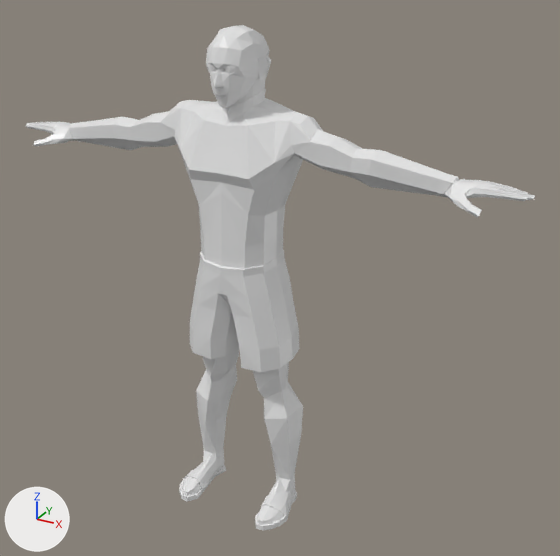
The Blender file modele do blendera/Postacie/modele do animacji/NPC_Dresy/Dres_Krzychu.blend as it was, and as the next commit left it.
Rendered twice from a 50 mm lens placed at (8.12, -13.12, 4.6), pointed at (0.72, 0.33, -2.12). Every picture has the same lights, and +X, +Y and +Z are marked at lower left. The first picture is the older version.
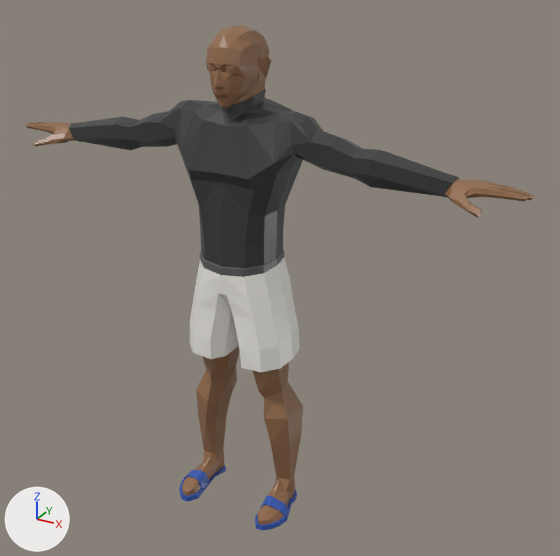
The newer file is also rescaled (x0.152), turned or shifted as a whole; pictures and numbers use the older file's frame.

Where the change shows, as pixel boxes [x1, y1, x2, y2] in the pictures (560 x 556 px):
'Cube', surface changed (darker): [26, 25, 535, 530] in both
part 1 of me_cube, added: after [26, 26, 239, 502]
part 2 of me_cube, surface changed (darker): before [26, 25, 535, 530]; after [214, 25, 535, 530]

Diff of the bpy script that builds the scene:
```diff
--- a/modele do blendera/Postacie/modele do animacji/NPC_Dresy/Dres_Krzychu.blend.py
+++ b/modele do blendera/Postacie/modele do animacji/NPC_Dresy/Dres_Krzychu.blend.py
@@ img_main_txtr_png @@
+img_main_txtr_png = load_image('main_txtr.png', '../łysy/main_txtr.png', 206, 1, 'sRGB')
@@ mat_material @@
 mat_material = principled_material('Material')
-mat_material.base_color = (0.8, 0.8, 0.8)  # white #e7e7e7
+mat_material.texture = img_main_txtr_png
 mat_material.roughness = 0.4
@@ me_cube @@
 # used by ob_cube; location = (0.0, 0.0, 0.0)
-me_cube.from_pydata(...)  # 626 vertices, 627 faces; spans x 0.0..5.83, y -1.22..0.91, z -7.7..3.08
+me_cube.from_pydata(...)  # 1204 vertices, 1254 faces; spans x -5.83..5.83, y -1.22..0.91, z -7.7..3.08
+# me_cube part 1: 578 vertices added at x -5.83..0.0, y -1.22..0.91, z -7.7..3.0
+# me_cube part 2: 624 kept faces spanning x 0.0..5.83, y -1.22..0.91, z -7.7..3.08 get new texture (UV) coordinates
 me_cube.materials.append(mat_material)
@@ ob_cube @@
 ob_cube.location = (0.0, 0.0, 0.0)
-_m = ob_cube.modifiers.new('Mirror', 'MIRROR')
-_m.use_clip = True
-_m.use_mirror_merge = False
```
